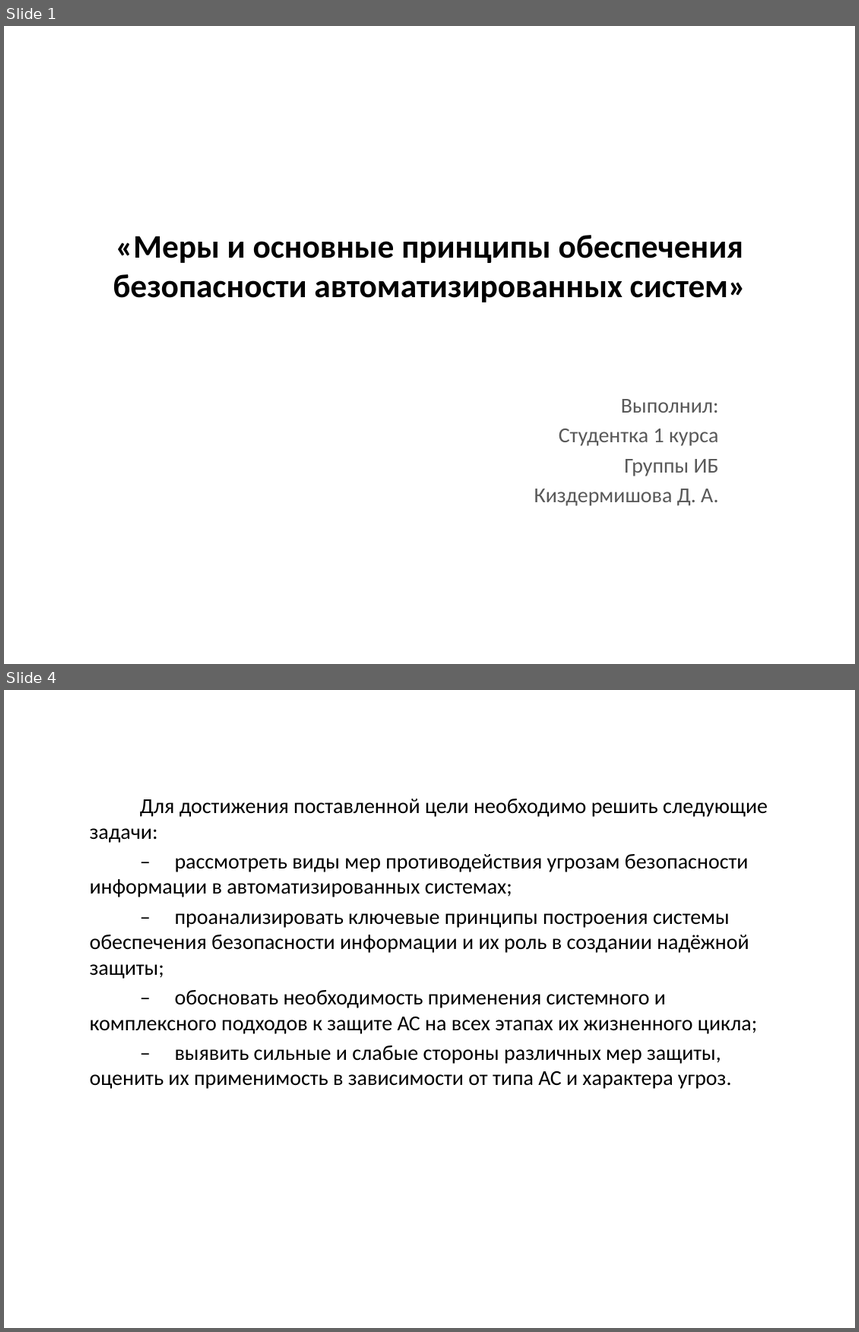
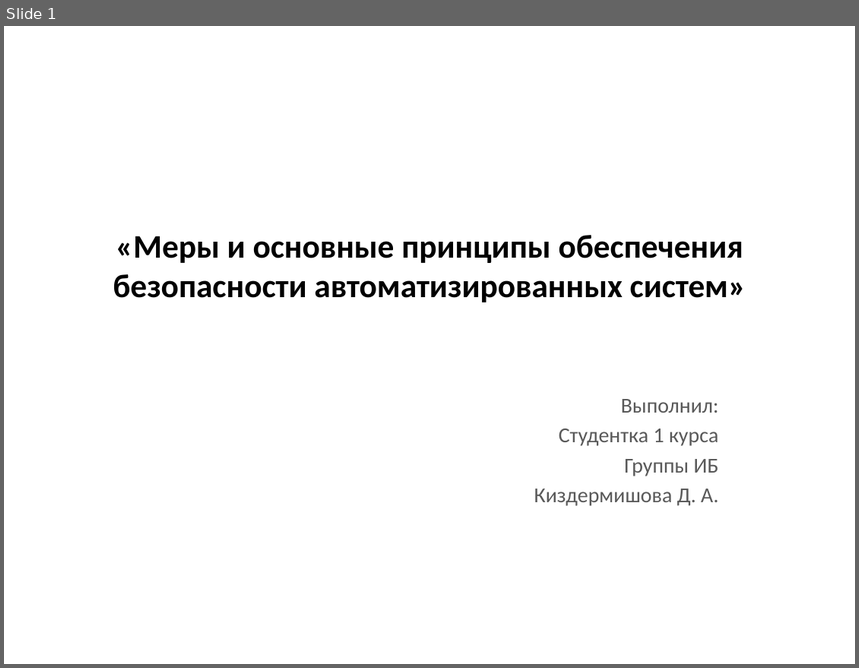
Before and after one commit to tana965/IB, a slide deck: Меры и основные принципы обеспечения безопасности автоматизированных.pptx. Shown one above the other, each under a label of ours: slides 1 and 4 before the commit, slide 1 after it; the slides between them are not shown. The pictures are 859x1332 and 859x668 pixels, drawn with LibreOffice and Linux fonts; fonts in the diff are those of the drawing; background and template pictures are left out. Boxes give left, top, right and bottom in pixels: in the first picture for what was removed or moved away, otherwise in the second. Text is boxed around its words. In the diff, an @@ line names an element or a change of style, - is before the commit and + after.

```diff
--- a/Меры и основные принципы обеспечения безопасности автоматизированных.pptx
+++ b/Меры и основные принципы обеспечения безопасности автоматизированных.pptx
@@ slide 4 removed at bbox=[4, 690, 855, 1328], background picture (left out) @@
@@ text removed at bbox=[90, 799, 768, 1089] @@
-Для достижения поставленной цели необходимо решить следующие задачи:
-– рассмотреть виды мер противодействия угрозам безопасности информации в автоматизированных системах;
-– проанализировать ключевые принципы построения системы обеспечения безопасности информации и их роль в создании надёжной защиты;
-– обосновать необходимость применения системного и комплексного подходов к защите АС на всех этапах их жизненного цикла;
-– выявить сильные и слабые стороны различных мер защиты, оценить их применимость в зависимости от типа АС и характера угроз.
```
Also in this commit, not shown: 1 slide changed, 1 other slide removed.
